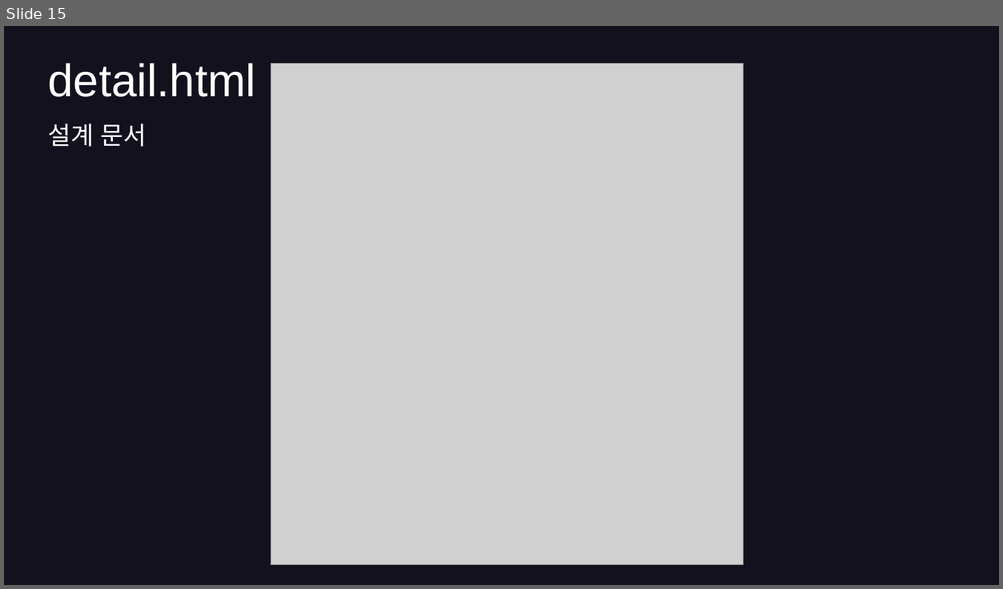
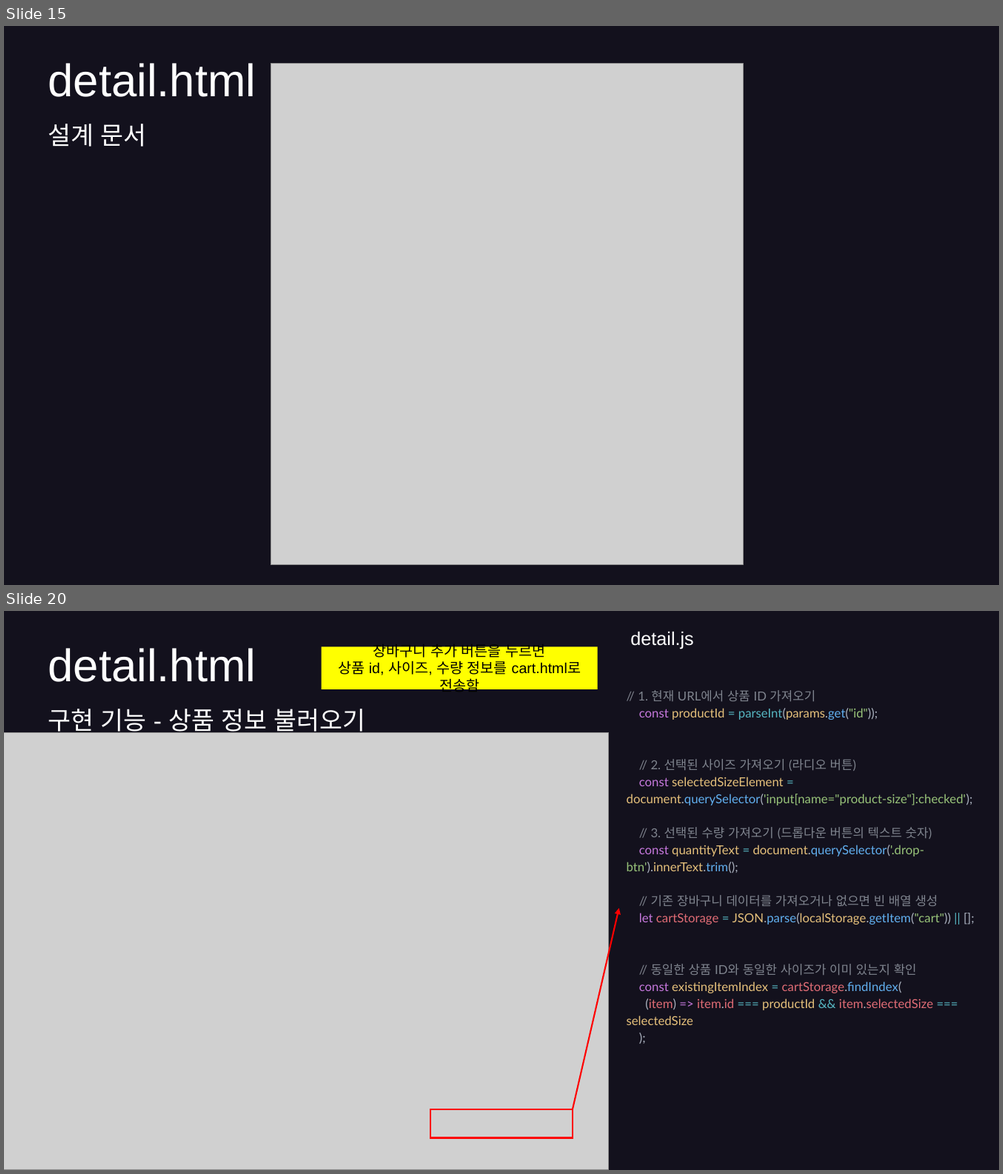
Before and after one commit to hyunkyumlee/FrontProject, a slide deck: 발표 자료/푸마_발표ppt.pptx. Shown one above the other, each under a label of ours: slide 15 before the commit, slides 15 and 20 after it; the slides between them are not shown. The pictures are 1003x589 and 1003x1174 pixels, drawn with LibreOffice and Linux fonts; fonts in the diff are those of the drawing; grey boxes stand for pictures. Boxes give left, top, right and bottom in pixels: in the first picture for what was removed or moved away, otherwise in the second. Text is boxed around its words. In the diff, an @@ line names an element or a change of style, - is before the commit and + after.

```diff
--- a/발표 자료/푸마_발표ppt.pptx
+++ b/발표 자료/푸마_발표ppt.pptx
@@ slide 20 added at box(4, 611, 999, 1170), background #13111D @@
@@ text added at box(630, 631, 693, 649), 18 pt, text #FFFFFF @@
+detail.js
@@ title added at box(48, 648, 256, 682), 44 pt, text #FFFFFF @@
+detail.html
@@ rectangle added at box(321, 647, 597, 689), fill #FFFF00, 14 pt, text #000000 @@
+장바구니 추가 버튼을 누르면
+상품 id, 사이즈, 수량 정보를 cart.html로 전송함
@@ text added at box(626, 690, 973, 1025), 12 pt, text #E5C07B @@
+// 1. 현재 URL에서 상품 ID 가져오기
+const productId = parseInt(params.get("id"));
+// 2. 선택된 사이즈 가져오기 (라디오 버튼)
+const selectedSizeElement = document.querySelector('input[name="product-size"]:checked');
+// 3. 선택된 수량 가져오기 (드롭다운 버튼의 텍스트 숫자)
+const quantityText = document.querySelector('.drop-btn').innerText.trim();
+// 기존 장바구니 데이터를 가져오거나 없으면 빈 배열 생성
+let cartStorage = JSON.parse(localStorage.getItem("cart")) || [];
+// 동일한 상품 ID와 동일한 사이즈가 이미 있는지 확인
+const existingItemIndex = cartStorage.findIndex(
+(item) => item.id === productId && item.selectedSize === selectedSize
+);
@@ text added at box(48, 709, 366, 737), 24 pt, text #FFFFFF @@
+구현 기능 - 상품 정보 불러오기
@@ picture added at box(4, 732, 609, 1170) @@
@@ arrow added from (572, 1111) to (619, 908), #FF0000 1.5 pt @@
@@ rectangle added at box(431, 1111, 572, 1139), outline #FF0000 1.5 pt @@
```
Also in this commit, not shown: 5 slides changed, 13 other slides added, 2 other files.
